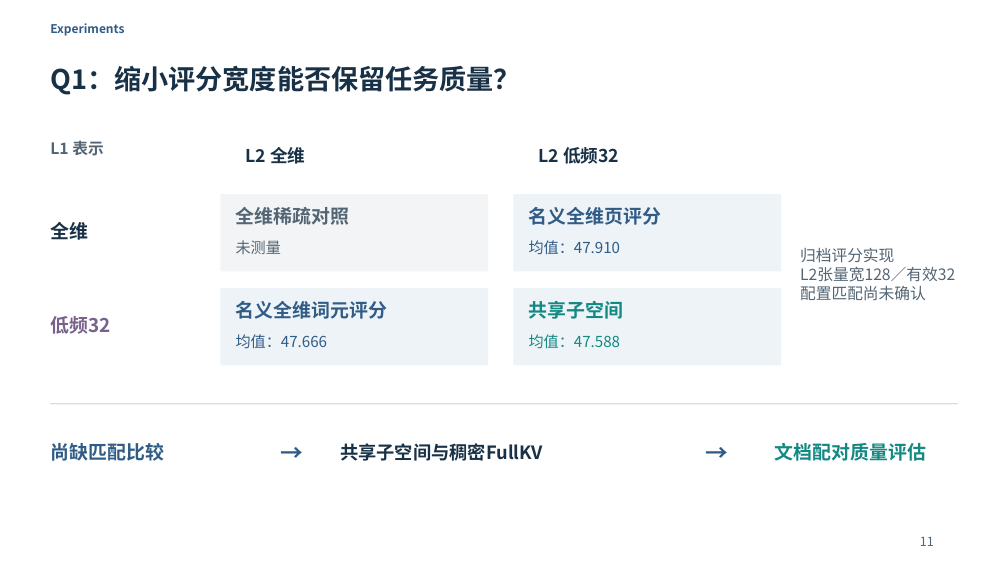
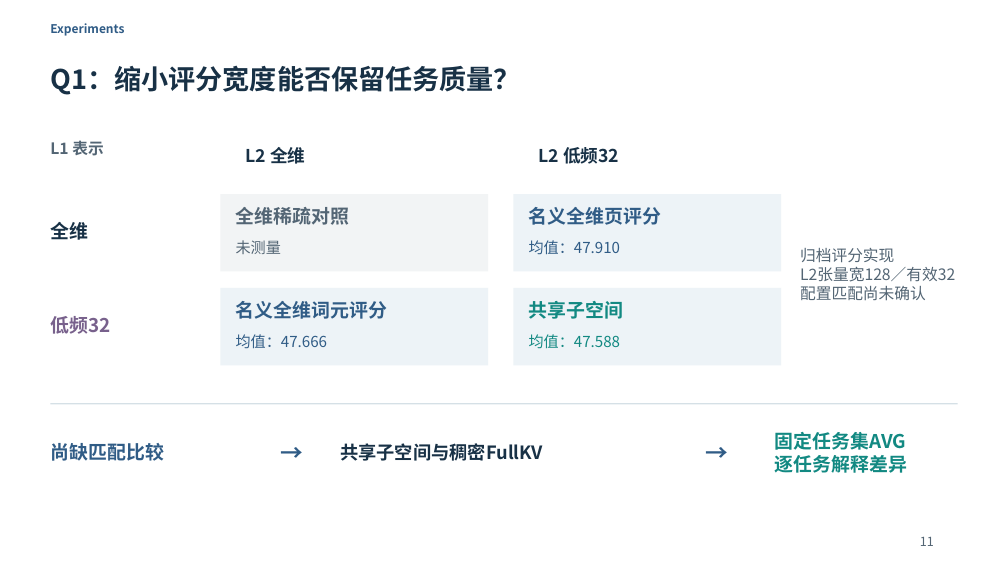
Before and after one commit to Chosen-David/two-level-attention, a slide deck: slide 11 of agent_doc/advice/dac_manuscript/presentation/TwoLevel_UserEdited_20261014.pptx. Drawn at 1008x567 pixels with LibreOffice and Linux fonts; fonts in the diff are those of the drawing. Boxes give left, top, right and bottom in pixels: in the first picture for what was removed or moved away, otherwise in the second. Text is boxed around its words. In the diff, an @@ line names an element or a change of style, - is before the commit and + after.

```diff
--- a/agent_doc/advice/dac_manuscript/presentation/TwoLevel_UserEdited_20261014.pptx
+++ b/agent_doc/advice/dac_manuscript/presentation/TwoLevel_UserEdited_20261014.pptx
@@ text at [775, 432, 908, 473]: text changed @@
-文档配对质量评估
+固定任务集AVG
+逐任务解释差异
```
Also in this commit, not shown: 8 other files.
